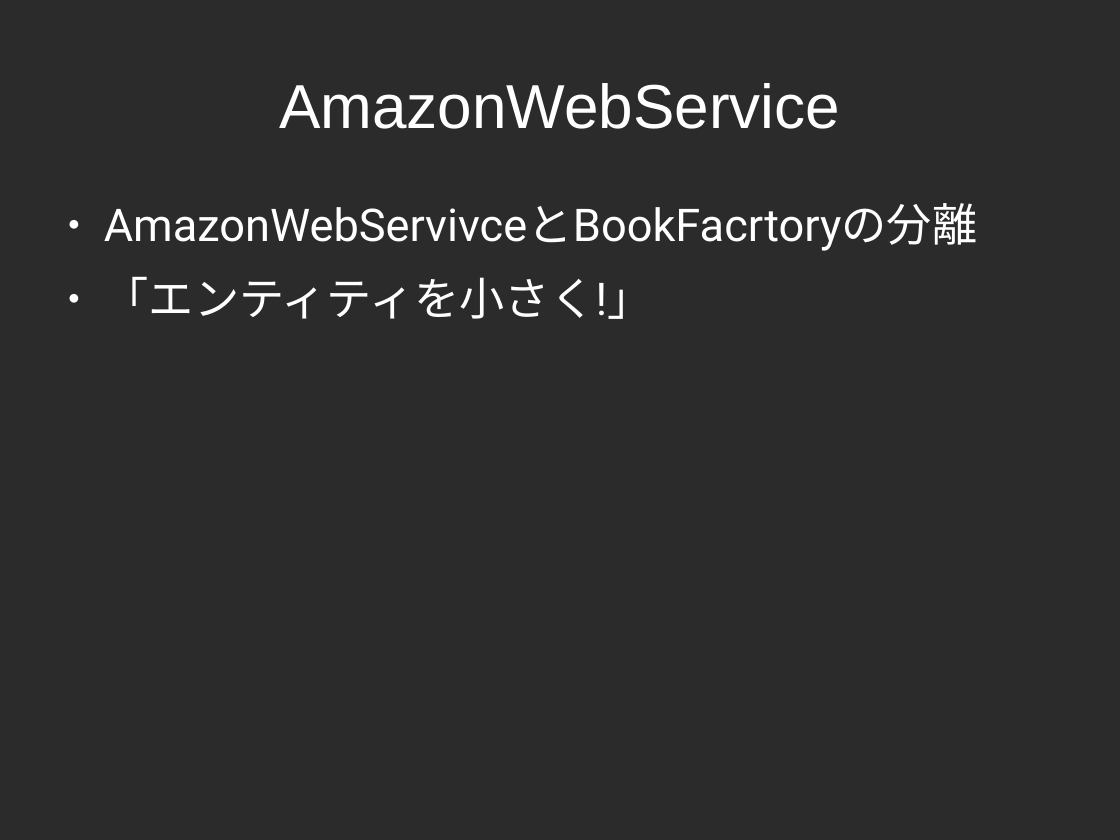
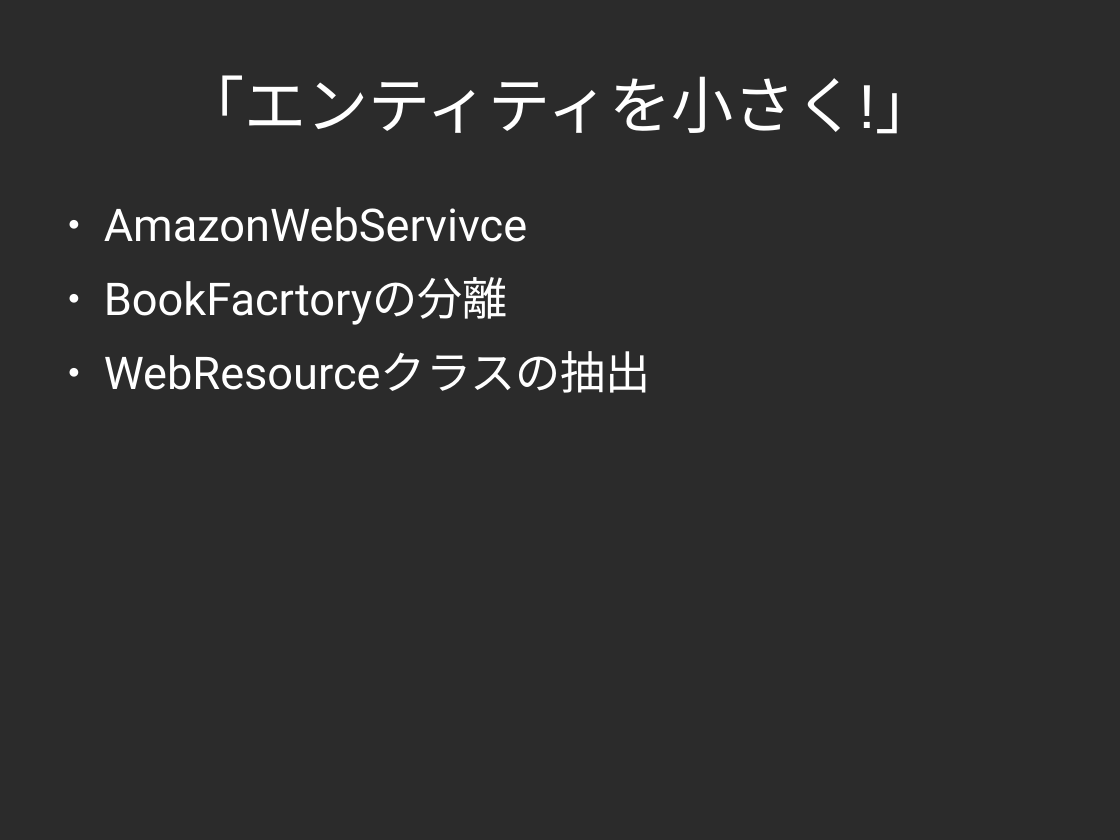
Before and after one commit to yojik/yojik-lib, a slide deck: slide 46 of 2009devsumi/oo_exercise/doc/devsum.odp (slide 40 before the commit). Drawn at 1120x840 pixels with LibreOffice and Linux fonts; fonts in the diff are those of the drawing; background and template pictures are left out; a plain dark background stands for a picture behind light text. Boxes give left, top, right and bottom in pixels: in the first picture for what was removed or moved away, otherwise in the second. Text is boxed around its words. In the diff, an @@ line names an element or a change of style, - is before the commit and + after.

Commit message:
指摘反映版
残りはクラス図など

```diff
--- a/2009devsumi/oo_exercise/doc/devsum.odp
+++ b/2009devsumi/oo_exercise/doc/devsum.odp
@@ title "「エンティティを小さく!」": place and size @@
-title "「エンティティを小さく!」" at box(104, 203, 977, 319)
+title "「エンティティを小さく!」" at box(182, 75, 937, 134)
@@ title "「エンティティを小さく!」" at box(182, 75, 937, 134): size 32 to 44 pt, font Roboto to Arial; alignment left to centre; bullet ● to none; less space between paragraphs; vertical alignment top to middle @@
@@ title removed at box(279, 83, 840, 129) @@
-AmazonWebService
@@ title at box(104, 203, 977, 251): paragraph removed @@
-● AmazonWebServivceとBookFacrtoryの分離
@@ text added at box(104, 207, 651, 393), 32 pt, text #FFFFFF @@
+● AmazonWebServivce
+● BookFacrtoryの分離
+● WebResourceクラスの抽出
```
Also in this commit, not shown: 13 other slides changed, 10 slides added, 7 slides removed.
